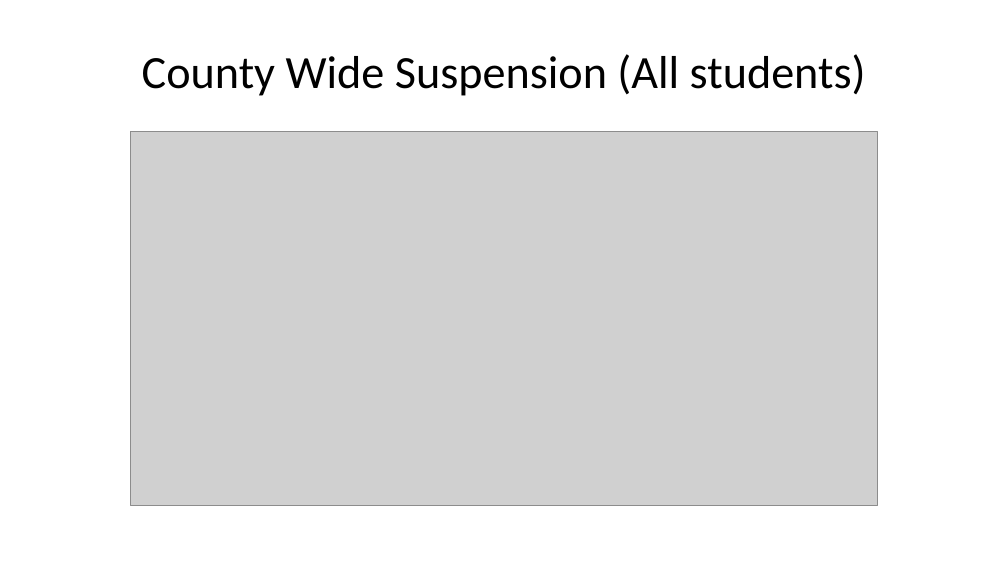
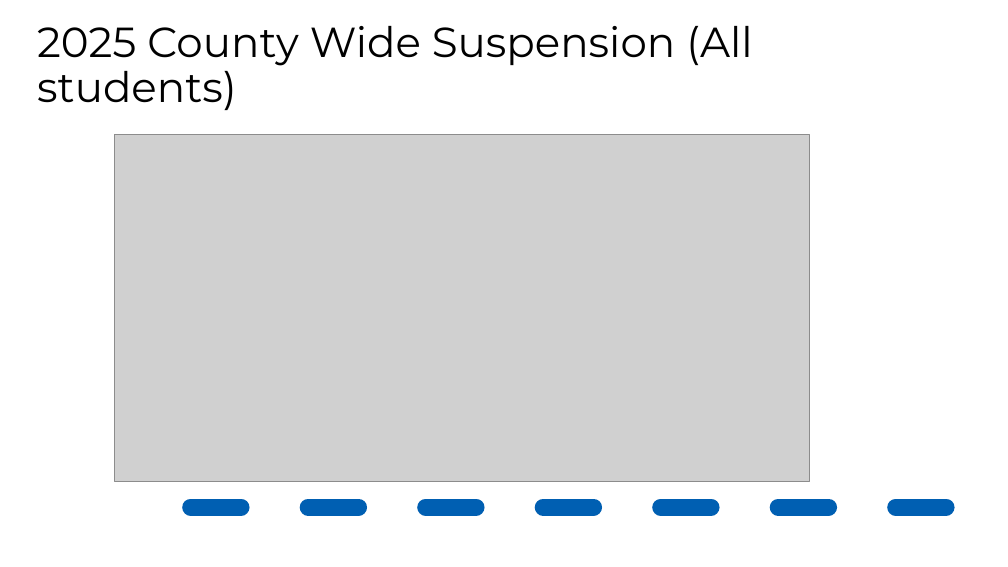
Before and after one commit to jknapp06/CADashboard, a slide deck: slide 11 of output/dashboard_summary.pptx. Drawn at 1008x567 pixels with LibreOffice and Linux fonts; fonts in the diff are those of the drawing; grey boxes stand for pictures; background and template pictures are left out. Boxes give left, top, right and bottom in pixels: in the first picture for what was removed or moved away, otherwise in the second. Text is boxed around its words. In the diff, an @@ line names an element or a change of style, - is before the commit and + after.

```diff
--- a/output/dashboard_summary.pptx
+++ b/output/dashboard_summary.pptx
@@ title "2025 County Wide Suspension (All ..." at (x1=37, y1=26, x2=752, y2=110): vertical alignment middle to bottom @@
@@ title at (x1=37, y1=26, x2=752, y2=110): text changed; size 33 to 30 pt; font Calibri to Montserrat @@
-County Wide Suspension (All students)
+2025 County Wide Suspension (All students)
@@ picture resized from (x1=130, y1=132, x2=878, y2=506) to (x1=115, y1=134, x2=809, y2=481) @@
@@ line added from (191, 507) to (1008, 507), #005FB2 12 pt dashed @@
```
Also in this commit, not shown: 20 other slides changed, 3 slides added, 3 slides removed, 26 other files.
